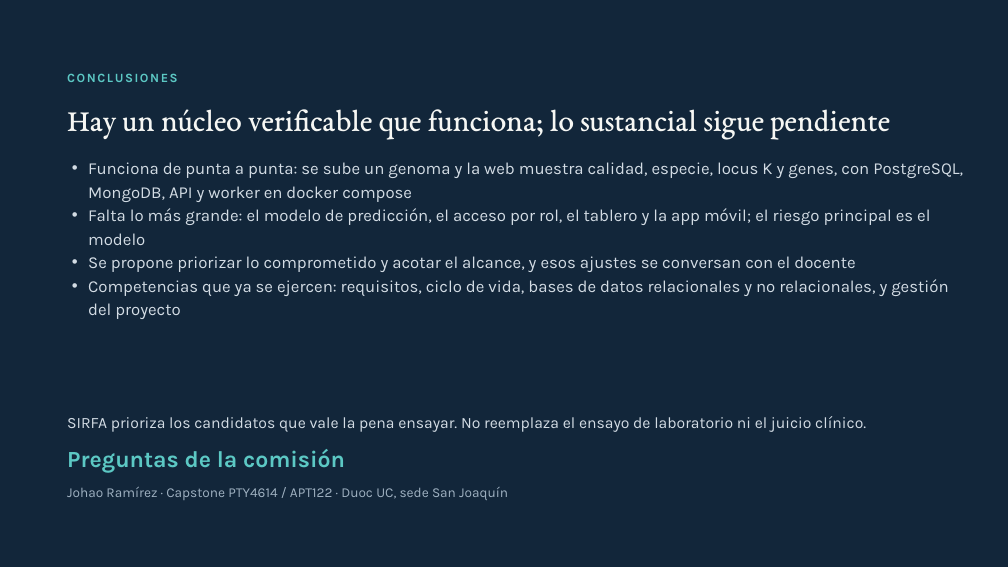
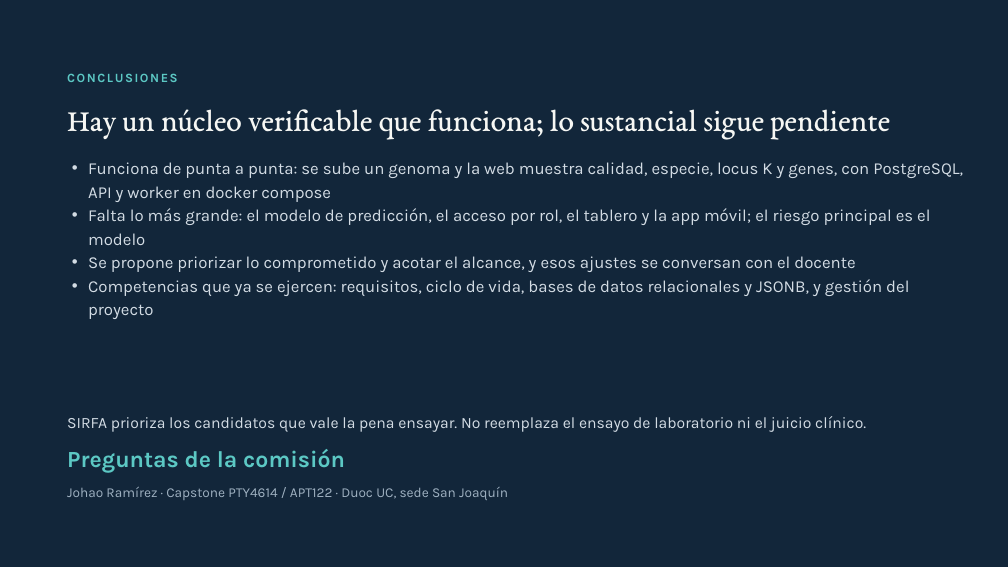
Before and after one commit to johao21/Capstone, a slide deck: slide 21 of Fase 2/Presentacion_SIRFA_Fase2.pptx. Drawn at 1008x567 pixels with LibreOffice and Linux fonts; fonts in the diff are those of the drawing. Boxes give left, top, right and bottom in pixels: in the first picture for what was removed or moved away, otherwise in the second. Text is boxed around its words. In the diff, an @@ line names an element or a change of style, - is before the commit and + after.

Commit message:
Presentaciones y diagramas de arquitectura sin la base documental del diseno original
Presentacion de Fase 1, de Fase 2 y final, y los diagramas de componentes y de despliegue: una sola base de datos (PostgreSQL con JSONB), cuatro servicios.

```diff
--- a/Fase 2/Presentacion_SIRFA_Fase2.pptx
+++ b/Fase 2/Presentacion_SIRFA_Fase2.pptx
@@ text at (88,162,963,202): text changed @@
-• Funciona de punta a punta: se sube un genoma y la web muestra calidad, especie, locus K y genes, con PostgreSQL, MongoDB, API y worker en docker compose
+• Funciona de punta a punta: se sube un genoma y la web muestra calidad, especie, locus K y genes, con PostgreSQL, API y worker en docker compose
@@ text at (88,279,909,319): text changed @@
-• Competencias que ya se ejercen: requisitos, ciclo de vida, bases de datos relacionales y no relacionales, y gestión del proyecto
+• Competencias que ya se ejercen: requisitos, ciclo de vida, bases de datos relacionales y JSONB, y gestión del proyecto
```
Also in this commit, not shown: 7 other slides changed, 4 other files.
